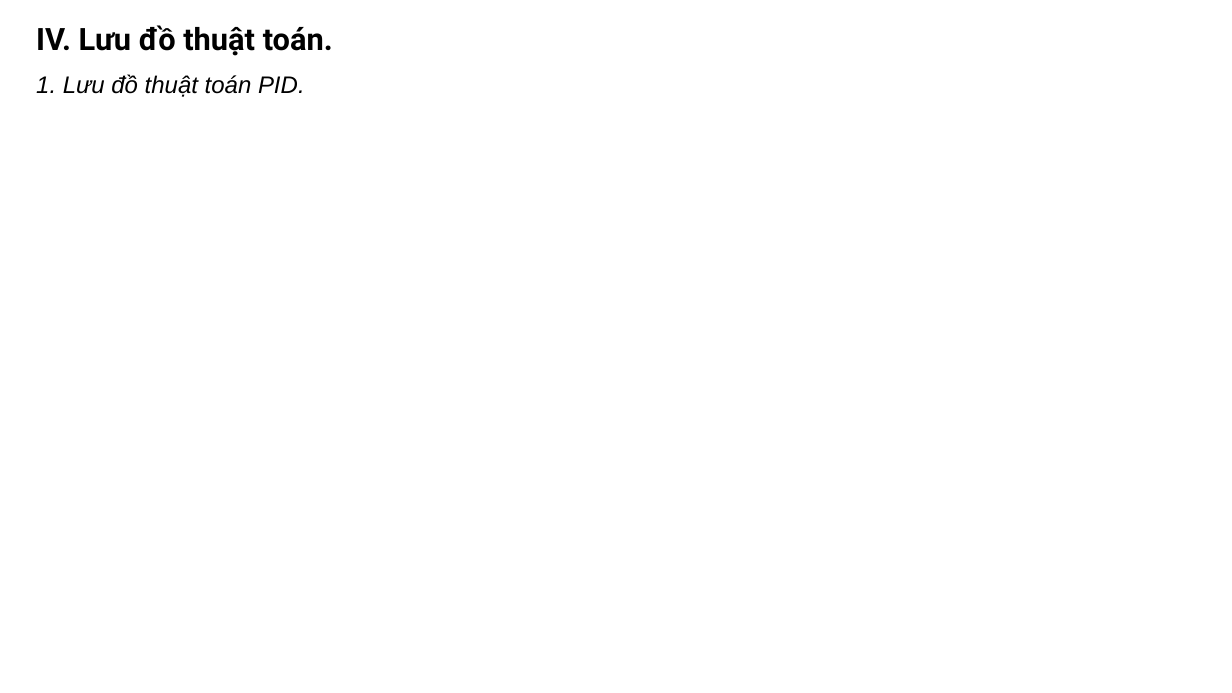
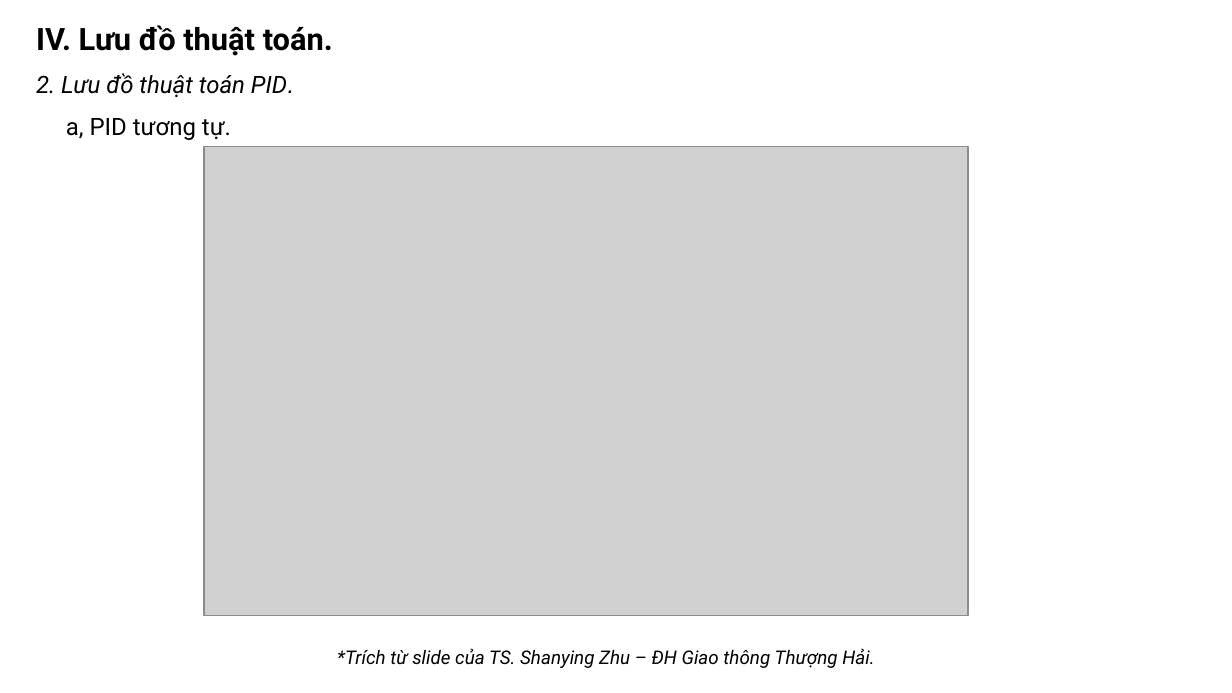
Before and after one commit to khanhnm08/HK_Egg_Incubator, a slide deck: slide 12 of Slide bao cao.pptx (slide 11 before the commit). Drawn at 1232x693 pixels with LibreOffice and Linux fonts; fonts in the diff are those of the drawing; grey boxes stand for pictures. Boxes give left, top, right and bottom in pixels: in the first picture for what was removed or moved away, otherwise in the second. Text is boxed around its words. In the diff, an @@ line names an element or a change of style, - is before the commit and + after.

```diff
--- a/Slide bao cao.pptx
+++ b/Slide bao cao.pptx
@@ text at <box>36,73,294,97</box>: text changed; font Arial to Roboto @@
-1. Lưu đồ thuật toán PID.
+2. Lưu đồ thuật toán PID.
@@ text added at <box>66,118,231,140</box>, 14 pt, text #000000 @@
+a, PID tương tự.
@@ picture added at <box>205,147,968,616</box> @@
@@ text added at <box>337,648,874,668</box>, 11 pt, text #000000, italic @@
+*Trích từ slide của TS. Shanying Zhu – ĐH Giao thông Thượng Hải.
```
Also in this commit, not shown: 9 other slides changed, 4 slides added, 22 other files.
